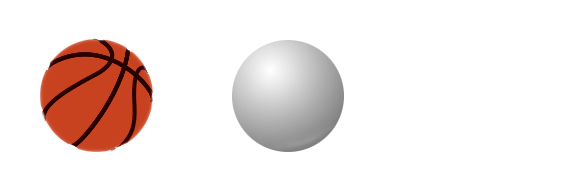
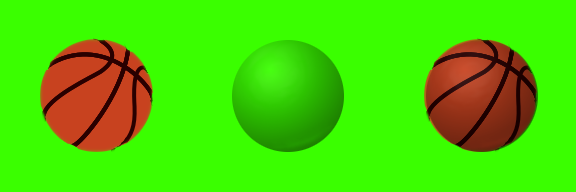
Revision of a layered 576 × 192 image; what changed, layer by layer:
added group "shadow_highlight 副本" with 2 layers above "main 副本" over <box>426,40,538,152</box>
added layer "highlight #1" (10%) in group "shadow_highlight 副本" over <box>426,40,512,117</box>
added layer "shadow #1" (50%) in group "shadow_highlight 副本" over <box>426,40,538,152</box>
added group "main 副本" with 2 layers above "bg_green" over <box>424,37,537,153</box>
added layer "lines #1" in group "main 副本" over <box>425,37,537,153</box>
added layer "ball #1" in group "main 副本" over <box>424,39,537,152</box>
showed "bg_green" over <box>0,0,576,192</box>